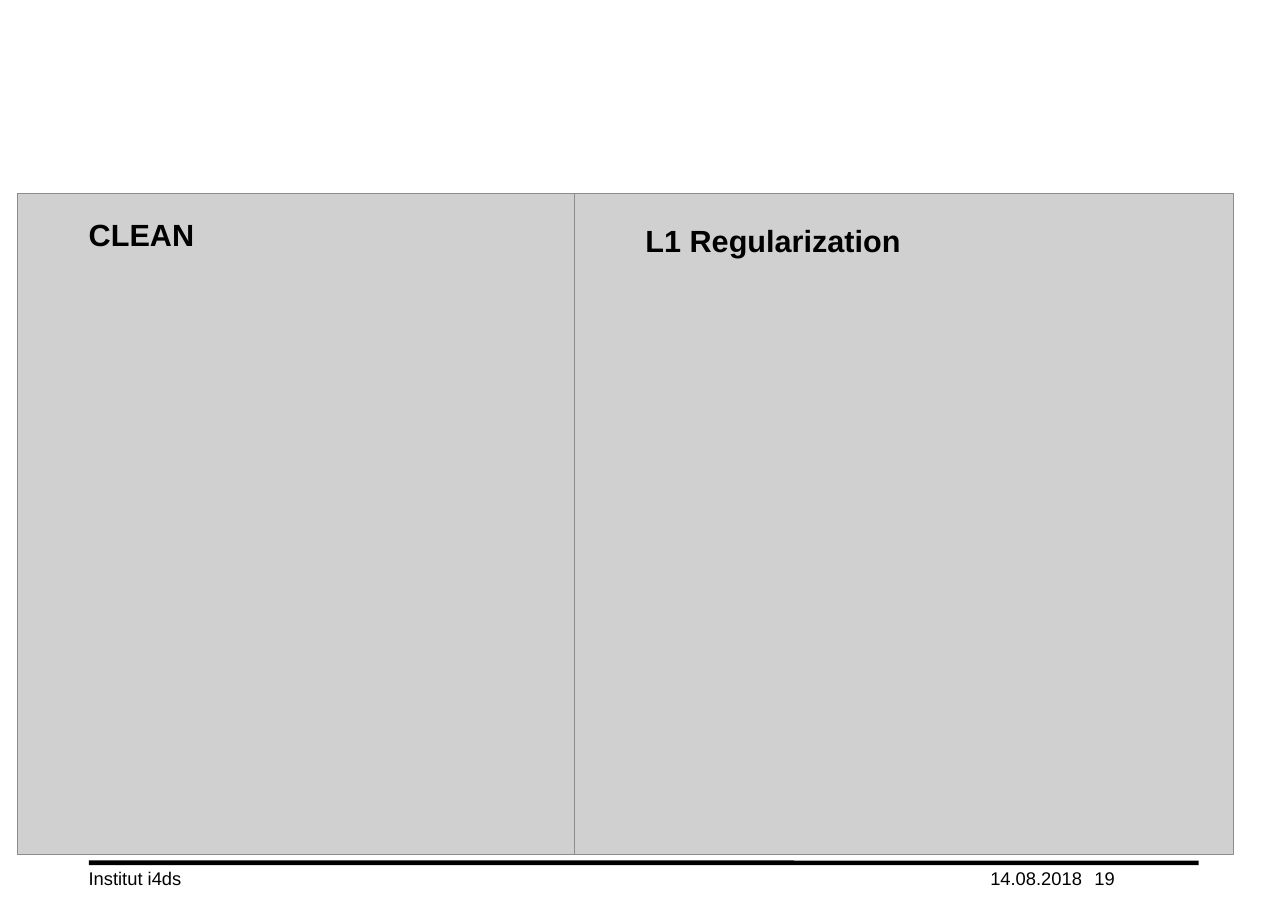
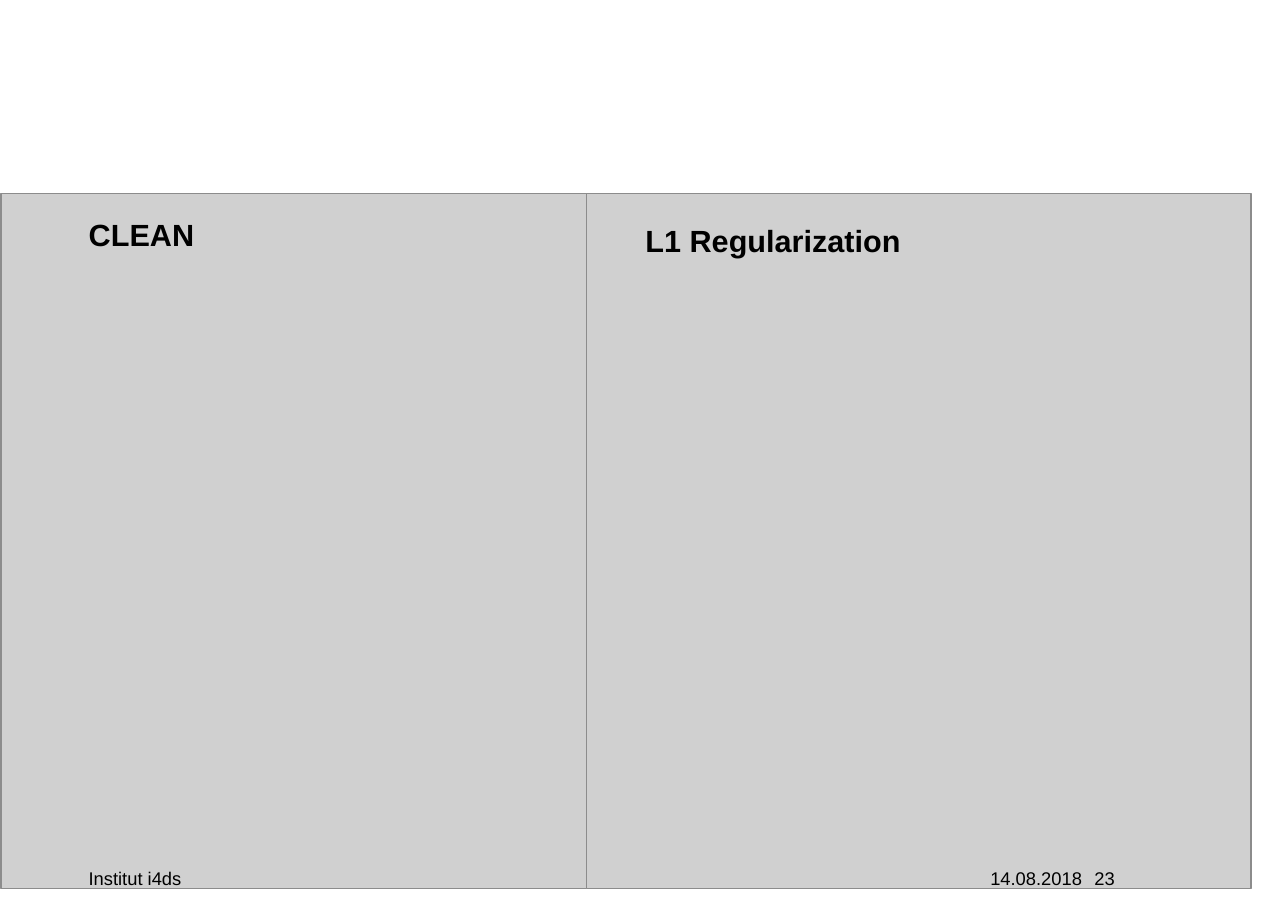
Before and after one commit to lord-blueberry/p7-doc, a slide deck: slide 23 of ppt/praes.pptx (slide 19 before the commit). Drawn at 1288x911 pixels with LibreOffice and Linux fonts; fonts in the diff are those of the drawing; grey boxes stand for pictures; background and template pictures are left out. Boxes give left, top, right and bottom in pixels: in the first picture for what was removed or moved away, otherwise in the second. Text is boxed around its words. In the diff, an @@ line names an element or a change of style, - is before the commit and + after.

```diff
--- a/ppt/praes.pptx
+++ b/ppt/praes.pptx
@@ picture resized from (x1=18, y1=194, x2=575, y2=855) to (x1=1, y1=194, x2=587, y2=889) @@
@@ picture resized from (x1=575, y1=194, x2=1234, y2=855) to (x1=558, y1=194, x2=1252, y2=889) @@
@@ page number at (x1=1094, y1=872, x2=1114, y2=885): text changed @@
-19
+23
```
Also in this commit, not shown: 8 other slides changed, 1 slide added, 11 other files.
